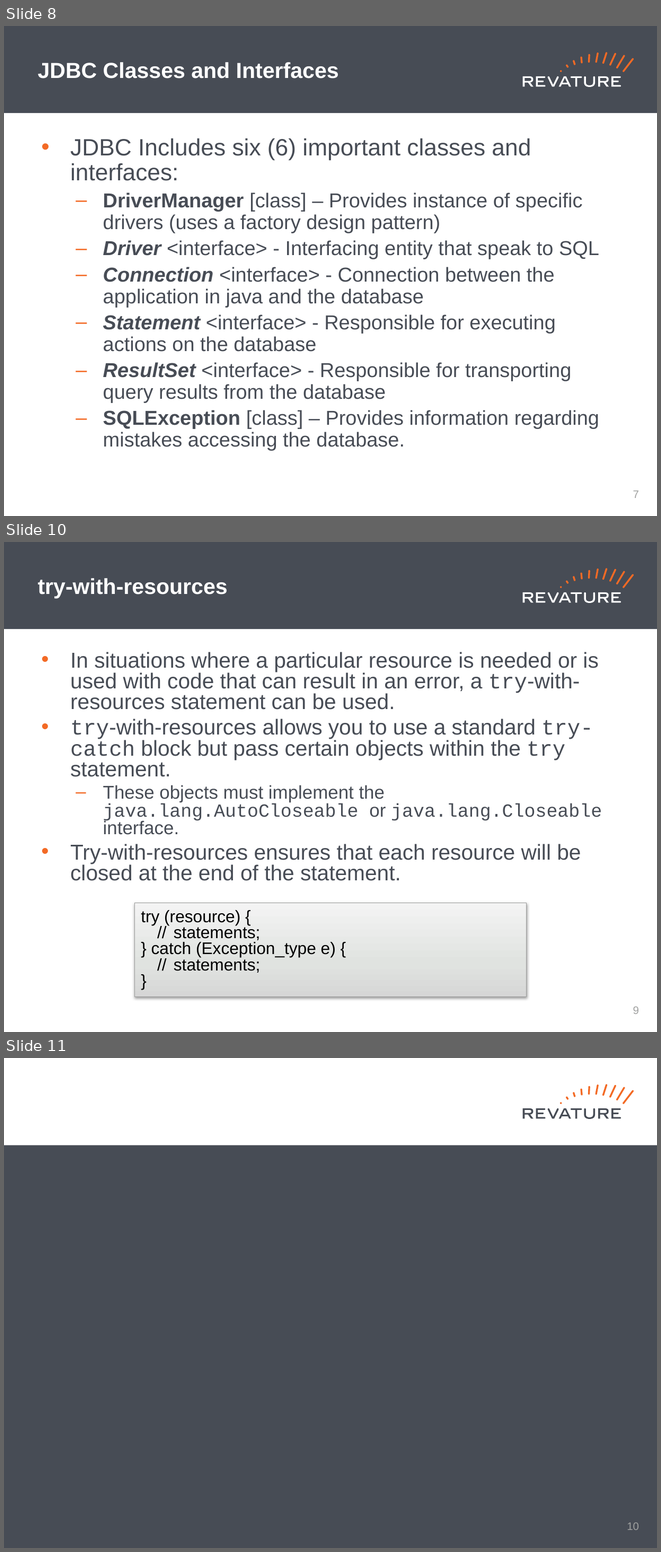
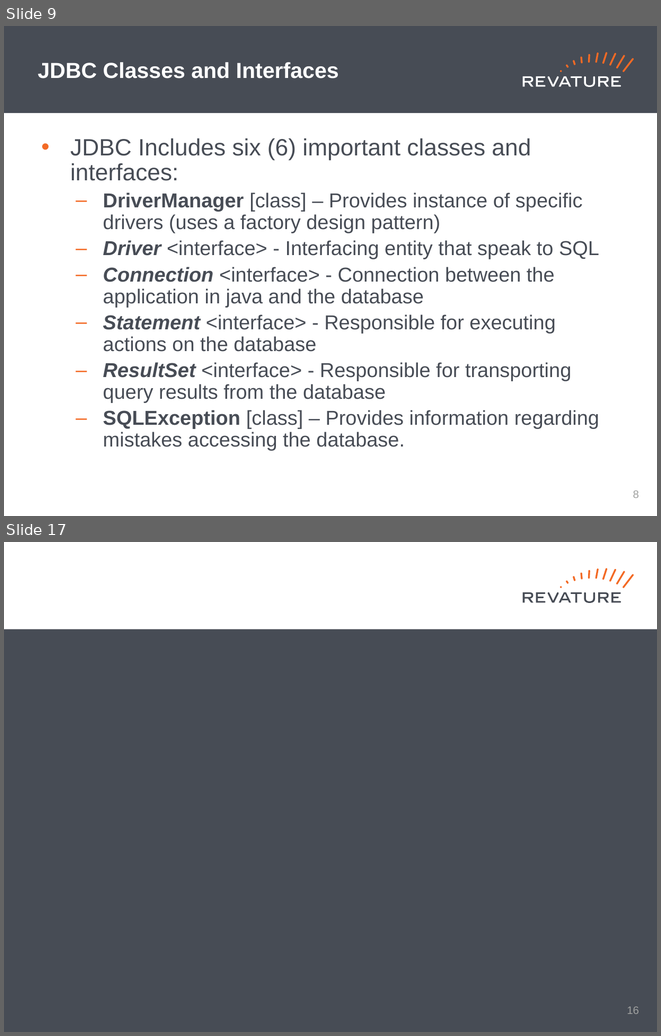
Before and after one commit to jhigherevature/8302021_RAP, a slide deck: powerpoints/Day_25.pptx. Shown one above the other, each under a label of ours: slides 8, 10 and 11 before the commit, slides 9 and 17 after it; the slides between them are not shown. The pictures are 661x1552 and 661x1036 pixels, drawn with LibreOffice and Linux fonts; fonts in the diff are those of the drawing. Boxes give left, top, right and bottom in pixels: in the first picture for what was removed or moved away, otherwise in the second. Text is boxed around its words. In the diff, an @@ line names an element or a change of style, - is before the commit and + after.

```diff
--- a/powerpoints/Day_25.pptx
+++ b/powerpoints/Day_25.pptx
@@ slide 10 removed at (4,542,657,1032), background #FFFFFF; not listed: 19 template elements that a slide beside it also shows @@
@@ title removed at (38,578,228,598) @@
-try-with-resources
@@ text removed at (70,652,602,881) @@
-• In situations where a particular resource is needed or is used with code that can result in an error, a try-with-resources statement can be used.
-• try-with-resources allows you to use a standard try-catch block but pass certain objects within the try statement.
-  – These objects must implement the java.lang.AutoCloseable or java.lang.Closeable interface.
-• Try-with-resources ensures that each resource will be closed at the end of the statement.
@@ rectangle removed at (134,902,527,996) @@
-try (resource) {
-// statements;
-} catch (Exception_type e) {
-// statements;
-}
@@ page number removed at (633,1006,639,1014) @@
-9
@@ what was slide 8 is now slide 9 @@
@@ page number at (633,490,639,498): text changed @@
-7
+8
@@ what was slide 11 is now slide 17 @@
@@ page number at (627,1006,639,1014): text changed @@
-10
+16
```
Also in this commit, not shown: 2 slides changed, 8 slides added, 1 other slide removed, 1 other file.
